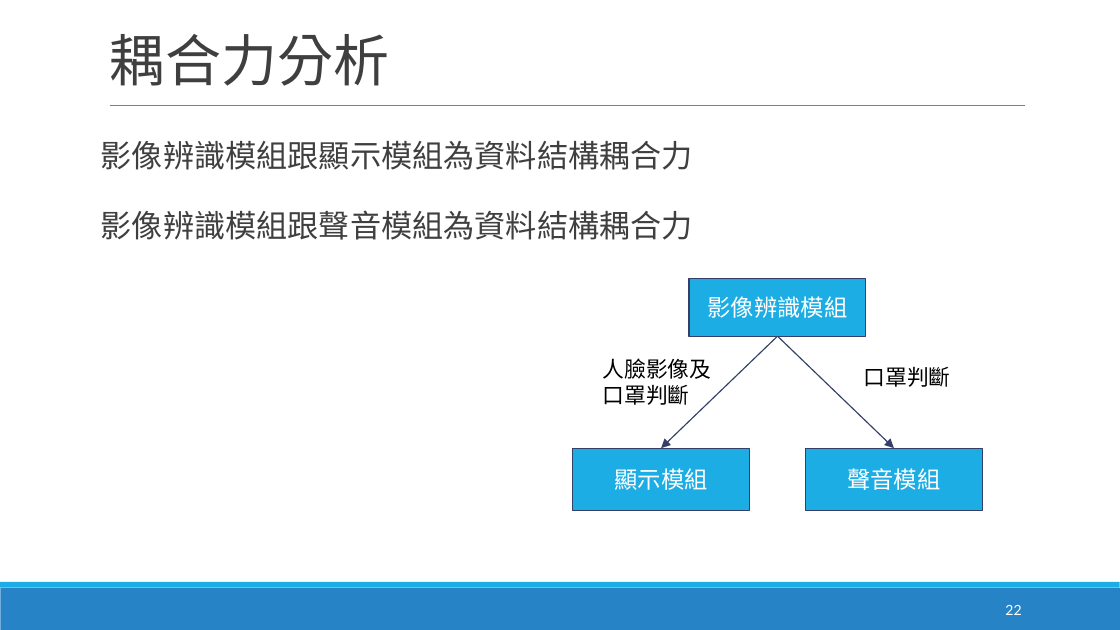
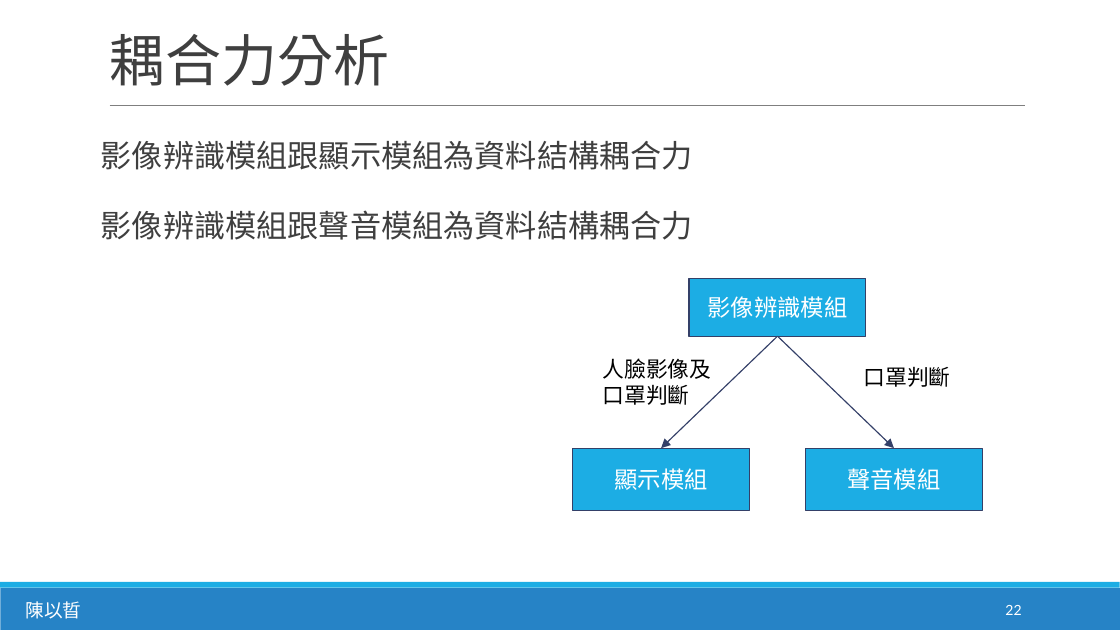
Before and after one commit to NightHao/Software_Engineering, a slide deck: slide 22 of 軟工報告/軟體工程第三四章報告ch3&4_v0.pptx. Drawn at 1120x630 pixels with LibreOffice and Linux fonts; fonts in the diff are those of the drawing. Boxes give left, top, right and bottom in pixels: in the first picture for what was removed or moved away, otherwise in the second. Text is boxed around its words. In the diff, an @@ line names an element or a change of style, - is before the commit and + after.

```diff
--- a/軟工報告/軟體工程第三四章報告ch3&4_v0.pptx
+++ b/軟工報告/軟體工程第三四章報告ch3&4_v0.pptx
@@ text added at (x1=25, y1=601, x2=81, y2=619), 12 pt, text #FFFFFF @@
+陳以晢
```
Also in this commit, not shown: 20 other slides changed.
